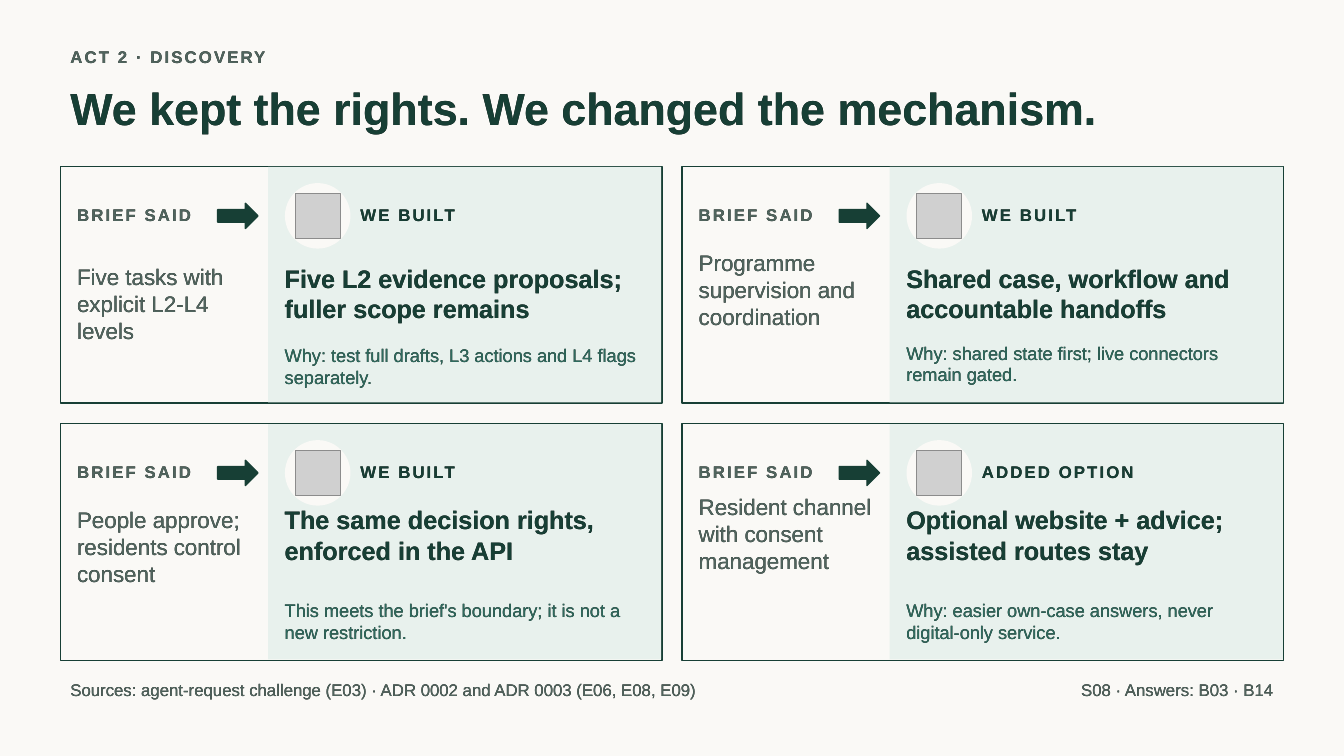
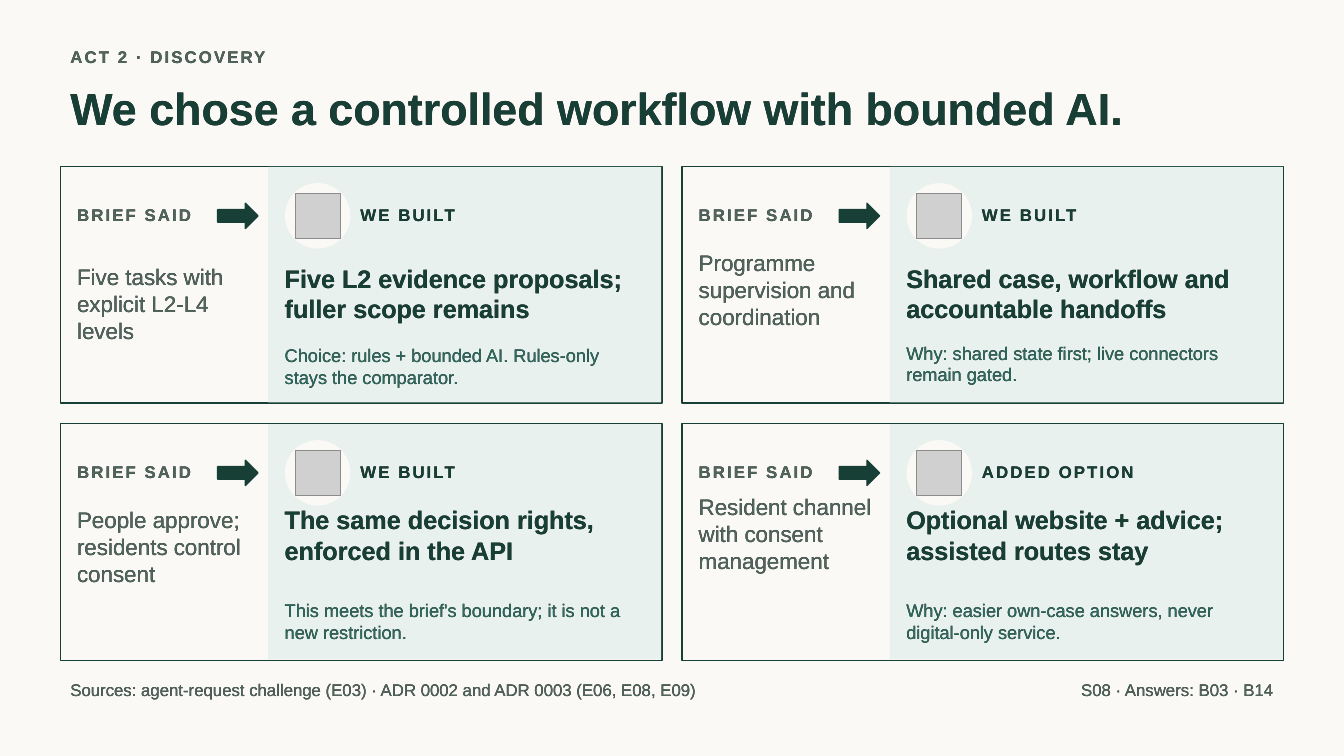
Before and after one commit to jmservera/ama, a slide deck: slide 9 of docs/capstone/deck/zava-forward-cowork-v2-draft.pptx. Drawn at 1344x756 pixels with LibreOffice and Linux fonts; fonts in the diff are those of the drawing; grey boxes stand for pictures. Boxes give left, top, right and bottom in pixels: in the first picture for what was removed or moved away, otherwise in the second. Text is boxed around its words. In the diff, an @@ line names an element or a change of style, - is before the commit and + after.

```diff
--- a/docs/capstone/deck/zava-forward-cowork-v2-draft.pptx
+++ b/docs/capstone/deck/zava-forward-cowork-v2-draft.pptx
@@ text at [70, 92, 1122, 126]: text changed @@
-We kept the rights. We changed the mechanism.
+We chose a controlled workflow with bounded AI.
@@ text at [285, 348, 599, 388]: text changed @@
-Why: test full drafts, L3 actions and L4 flags separately.
+Choice: rules + bounded AI. Rules-only stays the comparator.
```
Also in this commit, not shown: 9 other slides changed, 1 slide added, 1 slide removed, 26 other files.
